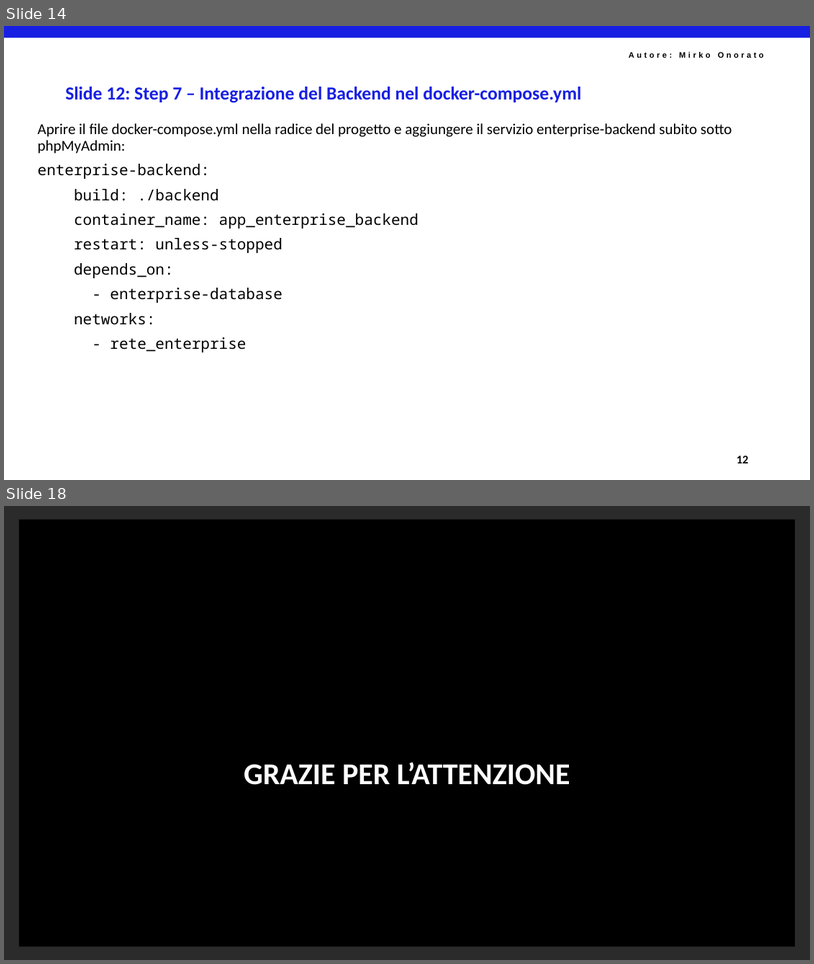
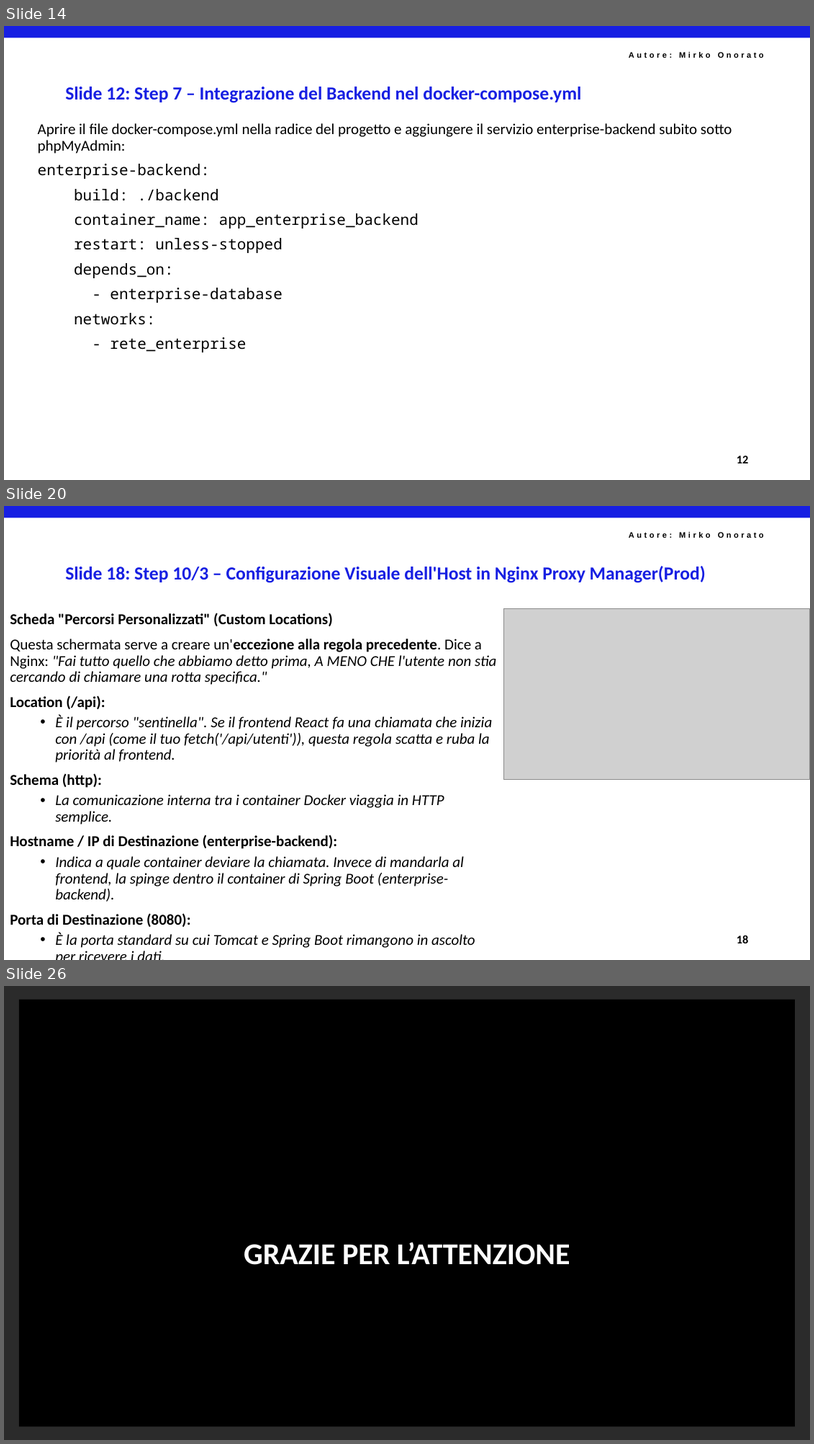
Before and after one commit to mirkoSkF/Docker-Slides, a slide deck: Lab 3.b - Stack Enterprise con Nginx Proxy Manager.pptx. Shown one above the other, each under a label of ours: slides 14 and 18 before the commit, slides 14, 20 and 26 after it; the slides between them are not shown. The pictures are 814x964 and 814x1444 pixels, drawn with LibreOffice and Linux fonts; fonts in the diff are those of the drawing; grey boxes stand for pictures; background and template pictures are left out; a plain dark background stands for a picture behind light text. Boxes give left, top, right and bottom in pixels: in the first picture for what was removed or moved away, otherwise in the second. Text is boxed around its words. In the diff, an @@ line names an element or a change of style, - is before the commit and + after.

```diff
--- a/Lab 3.b - Stack Enterprise con Nginx Proxy Manager.pptx
+++ b/Lab 3.b - Stack Enterprise con Nginx Proxy Manager.pptx
@@ slide 20 added at (4,506,810,960), background #FFFFFF; not listed: 2 template elements that a slide beside it also shows @@
@@ title added at (65,566,706,583), 22 pt, text #171FE2, bold @@
+Slide 18: Step 10/3 – Configurazione Visuale dell'Host in Nginx Proxy Manager(Prod)
@@ text added at (10,613,496,947), 18 pt, text #000000, italic @@
+Scheda "Percorsi Personalizzati" (Custom Locations)
+Questa schermata serve a creare un'eccezione alla regola precedente. Dice a Nginx: "Fai tutto quello che abbiamo detto prima, A MENO CHE l'utente non stia cercando di chiamare una rotta specifica."
+Location (/api):
+  • È il percorso "sentinella". Se il frontend React fa una chiamata che inizia con /api (come il tuo fetch('/api/utenti')), questa regola scatta e ruba la priorità al frontend.
+Schema (http):
+  • La comunicazione interna tra i container Docker viaggia in HTTP semplice.
+Hostname / IP di Destinazione (enterprise-backend):
+  • Indica a quale container deviare la chiamata. Invece di mandarla al frontend, la spinge dentro il container di Spring Boot (enterprise-backend).
+Porta di Destinazione (8080):
+  • È la porta standard su cui Tomcat e Spring Boot rimangono in ascolto per ricevere i dati.
@@ picture added at (504,609,810,780) @@
@@ text added at (737,934,749,943), 14 pt, text #000000, bold @@
+18
@@ what was slide 18 is now slide 26 @@
```
Also in this commit, not shown: 3 slides changed, 7 other slides added.
